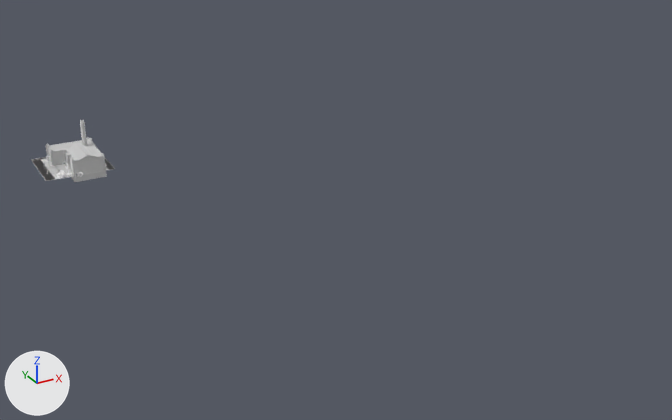
One commit to the glTF model modular-factories/data/jakob/buildings/sewing_workshop/factory_b15.gltf: the scene before it, then after it.
The view is the same before and after, from a 50 mm camera at (-11.6, -54.3, 20.2) aimed at (10.5, -14.1, 0.2). Arrows for +X, +Y and +Z are at lower left; the lights stay in place. Objects named as collision shapes, trigger or cutter boxes, shadow casters or lower levels of detail are left out. Where no turn or scale is listed for an object, it has been applied to the vertices.

Objects in the first picture: '_b15_lod0'.
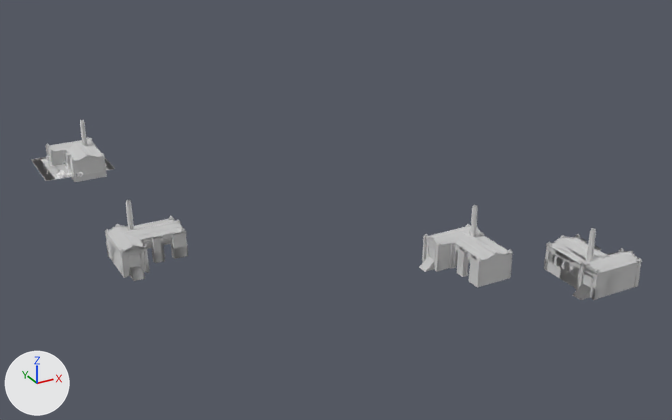
Diff of the bpy script that builds the scene:
```diff
--- a/modular-factories/data/jakob/buildings/sewing_workshop/factory_b15.gltf.py
+++ b/modular-factories/data/jakob/buildings/sewing_workshop/factory_b15.gltf.py
@@ ob_b15_lod3_003 @@
+ob_b15_lod3_003 = bpy.data.objects.new('_b15_lod3.003', me_b15_lod0_lod3)  # 658 vertices, 741 faces; spans x -2.28..2.22, y -3.73..0.66, z -1.25..2.5; in mat_sewing_adjust_003 (its picture is missing), mat_jewelry_adjust_003 (its picture is missing)
+ob_b15_lod3_003.parent = ob_building15_002
+ob_b15_lod3_003.location = (0.214, 0.962, 0.528)
+ob_b15_lod3_003.scale = (0.8, 0.8, 0.8)
@@ ob_building15_002 @@
+ob_building15_002 = bpy.data.objects.new('building15.002', None)
+ob_building15_002.location = (18.0, -26.0, 0.0)
+ob_building15_002.rotation_euler = (0.0, 0.0, -3.142)  # degrees (0, 0, -180)
@@ ob_b15_lod2_003 @@
+ob_b15_lod2_003 = bpy.data.objects.new('_b15_lod2.003', me_b15_lod0_lod2)  # 931 vertices, 1198 faces; spans x -2.28..2.22, y -3.73..0.66, z -1.25..2.5; in mat_sewing_adjust_002 (its picture is missing), mat_jewelry_adjust_002 (its picture is missing)
+ob_b15_lod2_003.parent = ob_building15_002
+ob_b15_lod2_003.location = (0.214, 0.962, 0.528)
+ob_b15_lod2_003.scale = (0.8, 0.8, 0.8)
@@ ob_b15_lod1_003 @@
+ob_b15_lod1_003 = bpy.data.objects.new('_b15_lod1.003', me_b15_lod0_lod1)  # 1248 vertices, 1724 faces; spans x -2.28..2.22, y -3.73..0.66, z -1.25..2.5; in mat_sewing_adjust_001 (its picture is missing), mat_jewelry_adjust_001 (its picture is missing)
+ob_b15_lod1_003.parent = ob_building15_002
+ob_b15_lod1_003.location = (0.214, 0.962, 0.528)
+ob_b15_lod1_003.scale = (0.8, 0.8, 0.8)
@@ ob_b15_lod0_003 @@
+ob_b15_lod0_003 = bpy.data.objects.new('_b15_lod0.003', me_mesh_0_250)
+ob_b15_lod0_003.parent = ob_building15_002
+ob_b15_lod0_003.location = (0.214, 0.962, 0.528)
+ob_b15_lod0_003.scale = (0.8, 0.8, 0.8)
@@ ob_b15_lod3_002 @@
+ob_b15_lod3_002 = bpy.data.objects.new('_b15_lod3.002', me_b15_lod0_lod3)  # 658 vertices, 741 faces; spans x -2.28..2.22, y -3.73..0.66, z -1.25..2.5; in mat_sewing_adjust_003 (its picture is missing), mat_jewelry_adjust_003 (its picture is missing)
+ob_b15_lod3_002.parent = ob_building15_001
+ob_b15_lod3_002.location = (0.214, 0.962, 0.528)
+ob_b15_lod3_002.scale = (0.8, 0.8, 0.8)
@@ ob_building15_001 @@
+ob_building15_001 = bpy.data.objects.new('building15.001', None)
+ob_building15_001.location = (13.0, -22.0, 0.0)
@@ ob_b15_lod2_002 @@
+ob_b15_lod2_002 = bpy.data.objects.new('_b15_lod2.002', me_b15_lod0_lod2)  # 931 vertices, 1198 faces; spans x -2.28..2.22, y -3.73..0.66, z -1.25..2.5; in mat_sewing_adjust_002 (its picture is missing), mat_jewelry_adjust_002 (its picture is missing)
+ob_b15_lod2_002.parent = ob_building15_001
+ob_b15_lod2_002.location = (0.214, 0.962, 0.528)
+ob_b15_lod2_002.scale = (0.8, 0.8, 0.8)
@@ ob_b15_lod1_002 @@
+ob_b15_lod1_002 = bpy.data.objects.new('_b15_lod1.002', me_b15_lod0_lod1)  # 1248 vertices, 1724 faces; spans x -2.28..2.22, y -3.73..0.66, z -1.25..2.5; in mat_sewing_adjust_001 (its picture is missing), mat_jewelry_adjust_001 (its picture is missing)
+ob_b15_lod1_002.parent = ob_building15_001
+ob_b15_lod1_002.location = (0.214, 0.962, 0.528)
+ob_b15_lod1_002.scale = (0.8, 0.8, 0.8)
@@ ob_b15_lod0_002 @@
+ob_b15_lod0_002 = bpy.data.objects.new('_b15_lod0.002', me_mesh_0_250)
+ob_b15_lod0_002.parent = ob_building15_001
+ob_b15_lod0_002.location = (0.214, 0.962, 0.528)
+ob_b15_lod0_002.scale = (0.8, 0.8, 0.8)
@@ ob_b15_lod3_001 @@
+ob_b15_lod3_001 = bpy.data.objects.new('_b15_lod3.001', me_b15_lod0_lod3)  # 658 vertices, 741 faces; spans x -2.28..2.22, y -3.73..0.66, z -1.25..2.5; in mat_sewing_adjust_003 (its picture is missing), mat_jewelry_adjust_003 (its picture is missing)
+ob_b15_lod3_001.parent = ob_building15
+ob_b15_lod3_001.location = (0.214, 0.962, 0.528)
+ob_b15_lod3_001.scale = (0.8, 0.8, 0.8)
@@ ob_building15 @@
+ob_building15 = bpy.data.objects.new('building15', None)
+ob_building15.location = (0.0, -14.0, 0.0)
+ob_building15.rotation_euler = (0.0, 0.0, 1.571)  # degrees (0, 0, 90)
@@ ob_b15_lod2_001 @@
+ob_b15_lod2_001 = bpy.data.objects.new('_b15_lod2.001', me_b15_lod0_lod2)  # 931 vertices, 1198 faces; spans x -2.28..2.22, y -3.73..0.66, z -1.25..2.5; in mat_sewing_adjust_002 (its picture is missing), mat_jewelry_adjust_002 (its picture is missing)
+ob_b15_lod2_001.parent = ob_building15
+ob_b15_lod2_001.location = (0.214, 0.962, 0.528)
+ob_b15_lod2_001.scale = (0.8, 0.8, 0.8)
@@ ob_b15_lod1_001 @@
+ob_b15_lod1_001 = bpy.data.objects.new('_b15_lod1.001', me_b15_lod0_lod1)  # 1248 vertices, 1724 faces; spans x -2.28..2.22, y -3.73..0.66, z -1.25..2.5; in mat_sewing_adjust_001 (its picture is missing), mat_jewelry_adjust_001 (its picture is missing)
+ob_b15_lod1_001.parent = ob_building15
+ob_b15_lod1_001.location = (0.214, 0.962, 0.528)
+ob_b15_lod1_001.scale = (0.8, 0.8, 0.8)
@@ ob_b15_lod0_001 @@
+ob_b15_lod0_001 = bpy.data.objects.new('_b15_lod0.001', me_mesh_0_250)
+ob_b15_lod0_001.parent = ob_building15
+ob_b15_lod0_001.location = (0.214, 0.962, 0.528)
+ob_b15_lod0_001.scale = (0.8, 0.8, 0.8)
```

Where the change shows, as pixel boxes (x1, y1, x2, y2) in the pictures (672 x 420 px):
'_b15_lod0.003', added
    after: (544, 229, 641, 300)
'_b15_lod2.003', added
    after: (545, 229, 638, 300)
'_b15_lod1.002', added
    after: (422, 205, 513, 288)
'_b15_lod2.001', added
    after: (106, 200, 187, 281)
'_b15_lod1.001', added
    after: (105, 201, 188, 278)
'_b15_lod0.002', added
    after: (426, 205, 511, 286)
'_b15_lod3.003', added
    after: (546, 228, 642, 298)
'_b15_lod2.002', added
    after: (423, 205, 512, 277)
'_b15_lod3.002', added
    after: (419, 224, 513, 287)
'_b15_lod0.001', added
    after: (105, 200, 182, 281)
'_b15_lod3.001', added
    after: (105, 200, 187, 277)
'_b15_lod1.003', added
    after: (552, 228, 637, 298)
